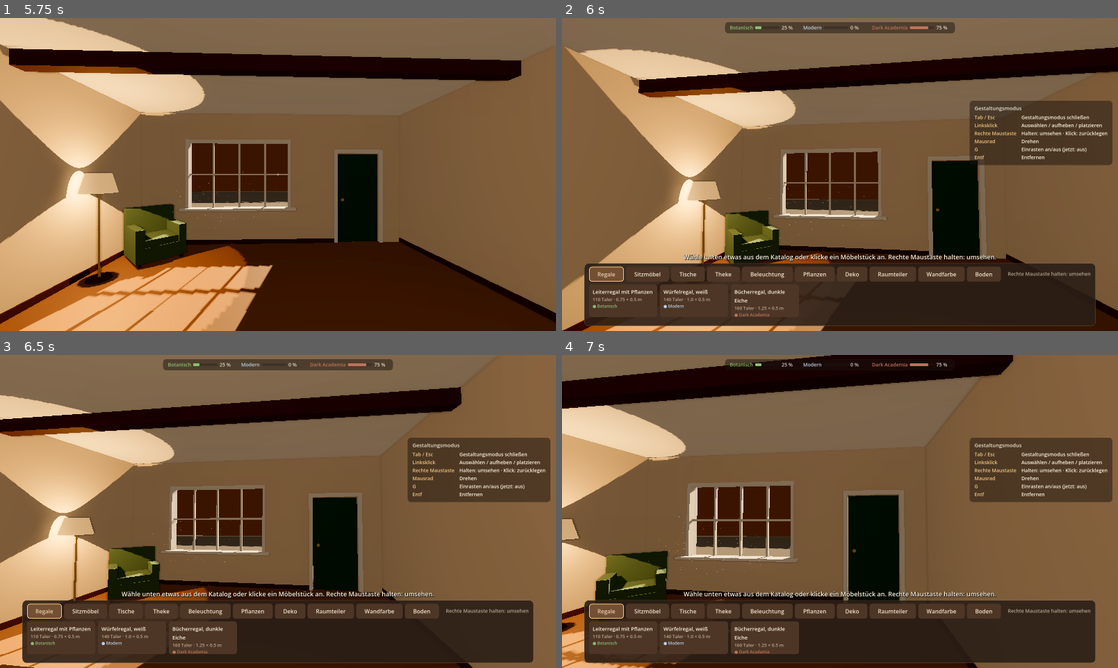
Above: before the commit, frames 1-4 (two rows, left to right).
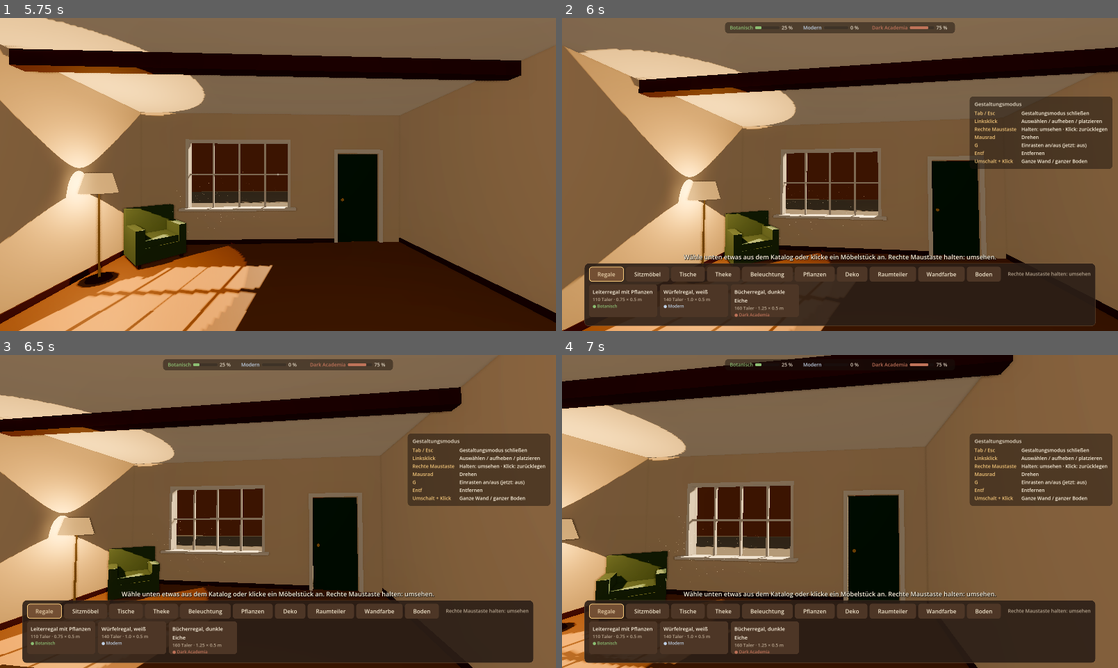
Above: after the commit, the same moments.

Repository: muschel99/Buecherei-Game
Game: Godot game, scene res://scenes/main.tscn
The game is run twice, just before and just after one commit, with the same random seed, the same clock (stepped at 60 frames per second) and the same inputs.
Inputs (mouse positions are in pixels of both pictures, inside the frame that each line leads up to):
- Up to frame 1 (5.75 s): tap Enter at 0.5, 4.25 s; move the mouse to (305, 174) at 0.52 s; hold Delete (build_delete) 0.53-1.28 s; hold W (move_forward) from 0.53 s (still down); move the mouse to (250, 174) at 1.27 s; tap Shift (build_paint_all) at 1.35 s; move the mouse to (289, 168) at 2.02 s; press the mouse at (289, 168) at 2.03 s; tap Space at 2.75, 5 s; move the mouse to (272, 180) at 2.77 s; release the mouse at (272, 180) at 2.78 s; tap Mouse wheel up (build_rotate) at 2.85 s; move the mouse to (316, 177) at 3.52 s; hold Mouse wheel down (build_rotate_back) 3.53-4.28 s; move the mouse to (233, 171) at 4.27 s; tap G (build_toggle_grid) at 4.35 s; move the mouse to (283, 174) at 5.02 s; hold E (interact) from 5.03 s (still down)
- Up to frame 2 (6 s): tap Enter at 5.75 s; move the mouse to (817, 168) at 5.77 s; release W (move_forward) at 5.78 s; release E (interact) at 5.78 s; hold D (move_right) from 5.78 s (still down); tap Tab (toggle_build_mode) at 5.85 s
- Up to frame 3 (6.5 s): keep holding D (move_right)
- Up to frame 4 (7 s): move the mouse to (962, 495) at 6.52 s; release D (move_right) at 6.53 s; hold W (move_forward) from 6.53 s (still down); hold Delete (build_delete) from 6.53 s (still down)

Frame 1 is identical in both runs. In frame 2, 2.2% of the frame differs, in the area x 73-99%, y 25-49%; in frame 3, 2.3%; in frame 4, 2.3%.

Commit message:
Dokumentation zu Etappe 2b ergänzt
- GAME_DESIGN: neue Steuerung, Esc-Regel, Katalog-/Platzier-Zustand, Gestaltungsregeln
- ROADMAP: Etappe 2b als erledigt eingetragen
- ASSET_GUIDE: Feld "placement", Ablageflächen anlegen, Aufhängen, eigene Symbole
- CLAUDE.md: Physik-Ebene 6, Esc-Regel (MenuStack), E für alle Interaktionen
- Tastenhilfe: Umschalt + Klick ergänzt

Co-Authored-By: Claude Opus 5.5 <noreply@anthropic.com>
Claude-Session: https://claude.ai/code/session_01Keur6F3CMQBeom8RpdfucG

Diff:
--- a/scripts/ui/build_ui.gd
+++ b/scripts/ui/build_ui.gd
@@ -176,6 +176,7 @@
 		["Mausrad", "Drehen"],
 		["G", ""],  # Text kommt aus _on_grid_changed
 		["Entf", "Entfernen"],
+		["Umschalt + Klick", "Ganze Wand / ganzer Boden"],
 	]
 	for entry in entries:
 		_help_grid.add_child(_small_label(entry[0], 14, KEY_COLOR))
Not shown, changed: CLAUDE.md
Not shown, changed: docs/ASSET_GUIDE.md
Not shown, changed: docs/GAME_DESIGN.md
Not shown, changed: docs/ROADMAP.md
